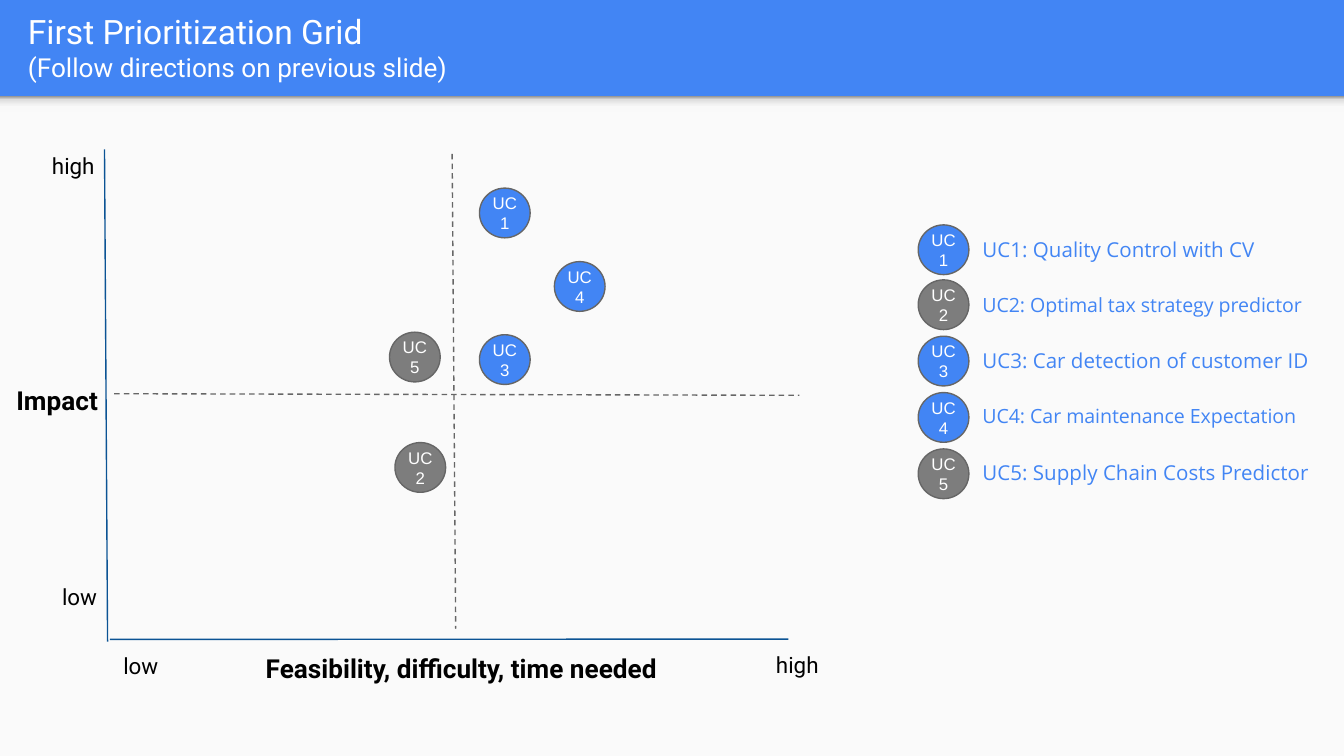
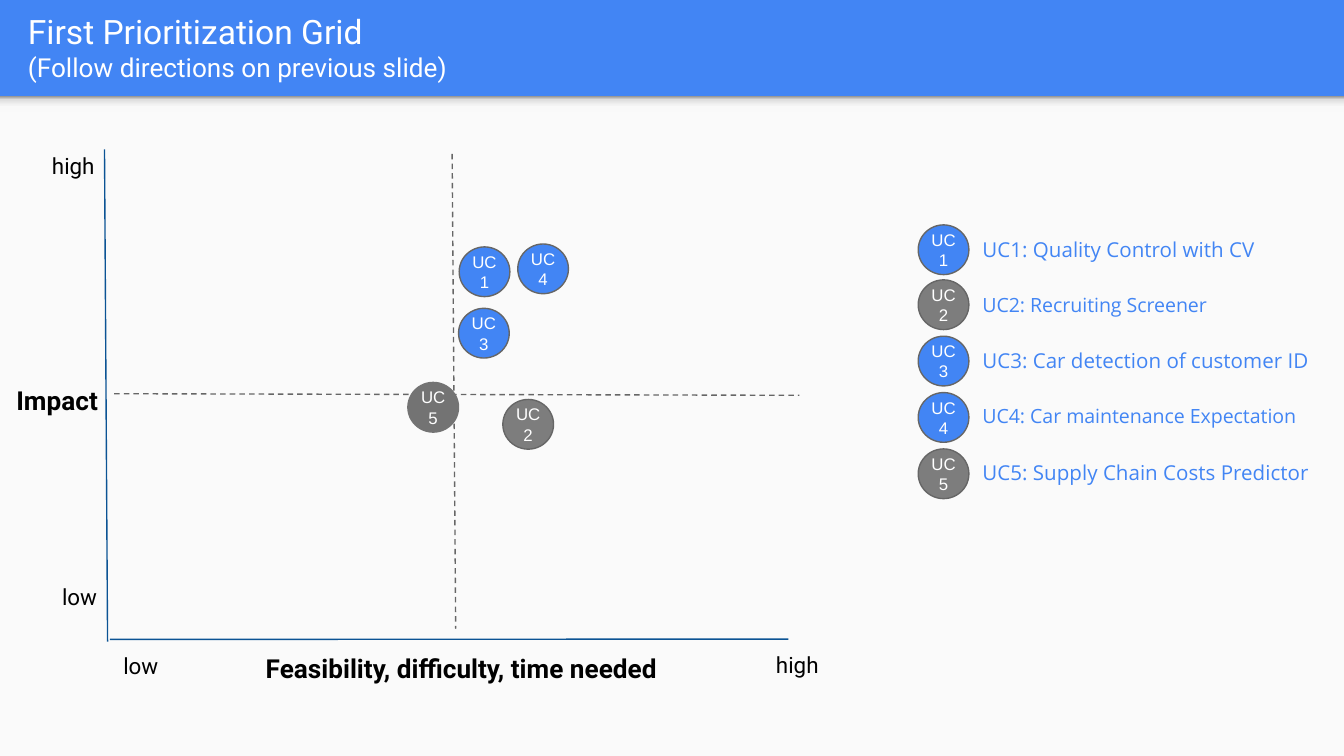
Before and after one commit to mohandesosama/Delivering-an-ML-AI-Strategy, a slide deck: slide 4 of 02_project-steps-aibl.pptx. Drawn at 1344x756 pixels with LibreOffice and Linux fonts; fonts in the diff are those of the drawing. Boxes give left, top, right and bottom in pixels: in the first picture for what was removed or moved away, otherwise in the second. Text is boxed around its words. In the diff, an @@ line names an element or a change of style, - is before the commit and + after.

```diff
--- a/02_project-steps-aibl.pptx
+++ b/02_project-steps-aibl.pptx
@@ ellipse "UC 1": place and size @@
-ellipse "UC 1" at [480,188,531,238]
+ellipse "UC 1" at [460,247,511,297]
@@ ellipse "UC 4": place and size @@
-ellipse "UC 4" at [555,262,606,312]
+ellipse "UC 4" at [517,245,569,294]
@@ text at [982,297,1207,317]: text changed @@
-UC2: Optimal tax strategy predictor
+UC2: Recruiting Screener
@@ ellipse "UC 3": place and size @@
-ellipse "UC 3" at [480,335,531,384]
+ellipse "UC 3" at [458,308,509,358]
@@ ellipse "UC 5": place and size @@
-ellipse "UC 5" at [390,332,441,382]
+ellipse "UC 5" at [409,383,460,433]
@@ ellipse "UC 5" at [409,383,460,433]: fill #7D7D7D to #737373; outline #666666 0.75 pt to #737373 0.75 pt @@
@@ ellipse "UC 2": place and size @@
-ellipse "UC 2" at [395,442,446,492]
+ellipse "UC 2" at [503,399,554,449]
```
Also in this commit, not shown: 3 other slides changed, 3 other files.
